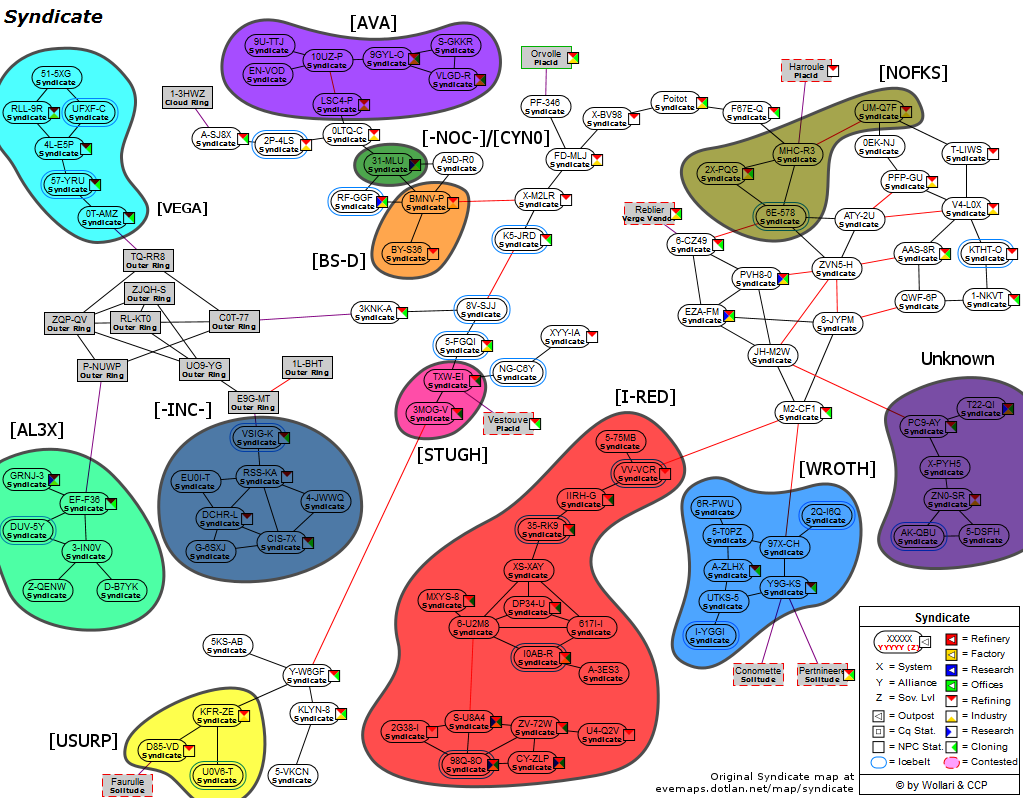
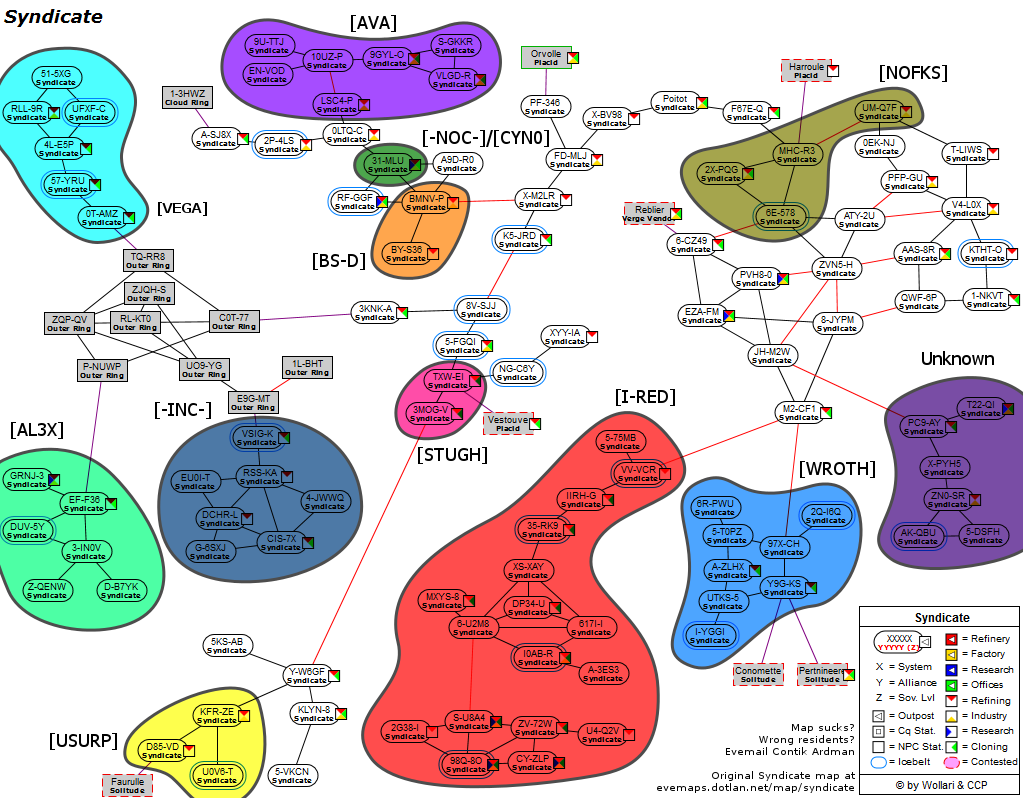
Two versions of the same layered image (1023x798). Layer-by-layer changes:
painted on "Link to original" over [656, 723, 855, 794]
